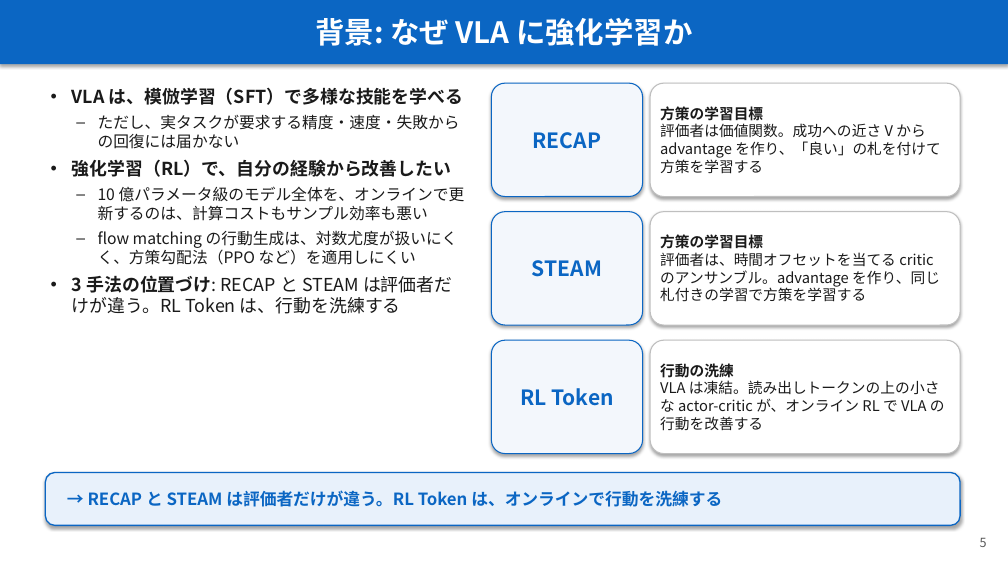
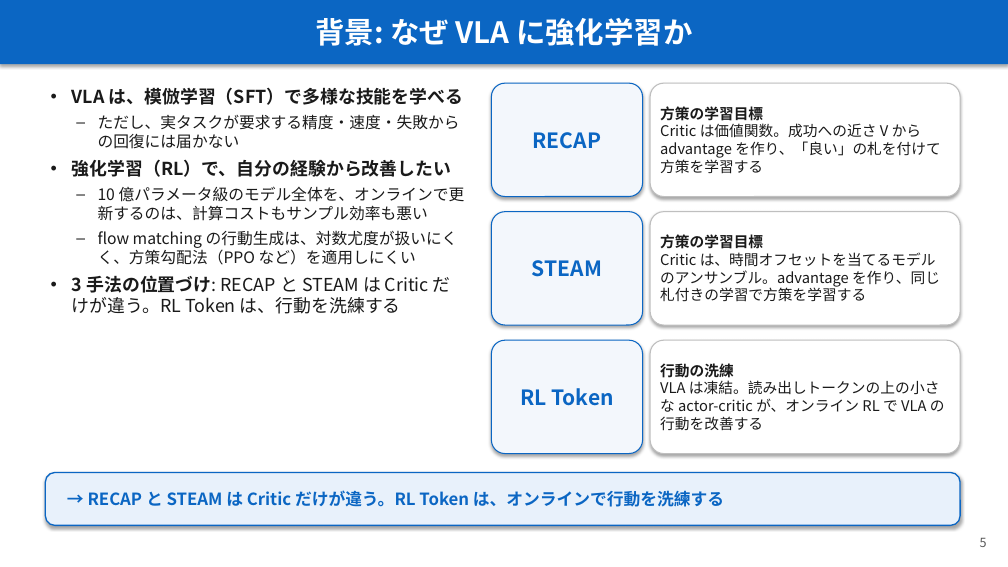
Before and after one commit to Junhand/libero_RL, a slide deck: slide 5 of docs/RECAP_STEAM_RLToken.pptx. Drawn at 1008x567 pixels with LibreOffice and Linux fonts; fonts in the diff are those of the drawing. Boxes give left, top, right and bottom in pixels: in the first picture for what was removed or moved away, otherwise in the second. Text is boxed around its words. In the diff, an @@ line names an element or a change of style, - is before the commit and + after.

```diff
--- a/docs/RECAP_STEAM_RLToken.pptx
+++ b/docs/RECAP_STEAM_RLToken.pptx
@@ text in rounded rectangle at (660, 123, 941, 174): text changed @@
-評価者は価値関数。成功への近さ V から advantage を作り、「良い」の札を付けて方策を学習する
+Critic は価値関数。成功への近さ V から advantage を作り、「良い」の札を付けて方策を学習する
@@ text in rounded rectangle at (660, 252, 940, 302): text changed @@
-評価者は、時間オフセットを当てる critic のアンサンブル。advantage を作り、同じ札付きの学習で方策を学習する
+Critic は、時間オフセットを当てるモデルのアンサンブル。advantage を作り、同じ札付きの学習で方策を学習する
@@ text at (72, 275, 451, 314): text changed @@
-• 3 手法の位置づけ: RECAP と STEAM は評価者だけが違う。RL Token は、行動を洗練する
+• 3 手法の位置づけ: RECAP と STEAM は Critic だけが違う。RL Token は、行動を洗練する
@@ text in rounded rectangle at (88, 490, 724, 507): text changed @@
-→ RECAP と STEAM は評価者だけが違う。RL Token は、オンラインで行動を洗練する
+→ RECAP と STEAM は Critic だけが違う。RL Token は、オンラインで行動を洗練する
```
Also in this commit, not shown: 4 other slides changed, 1 other file.
